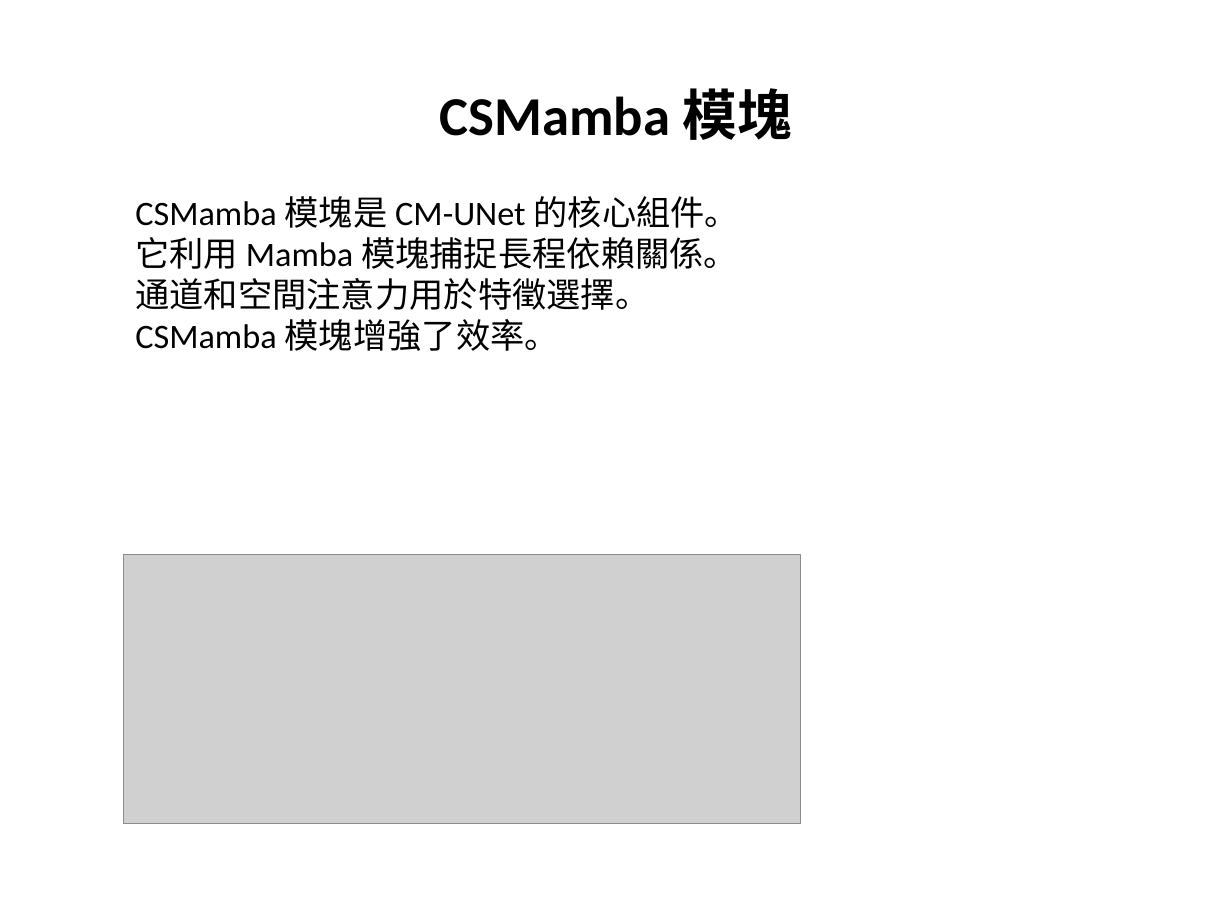
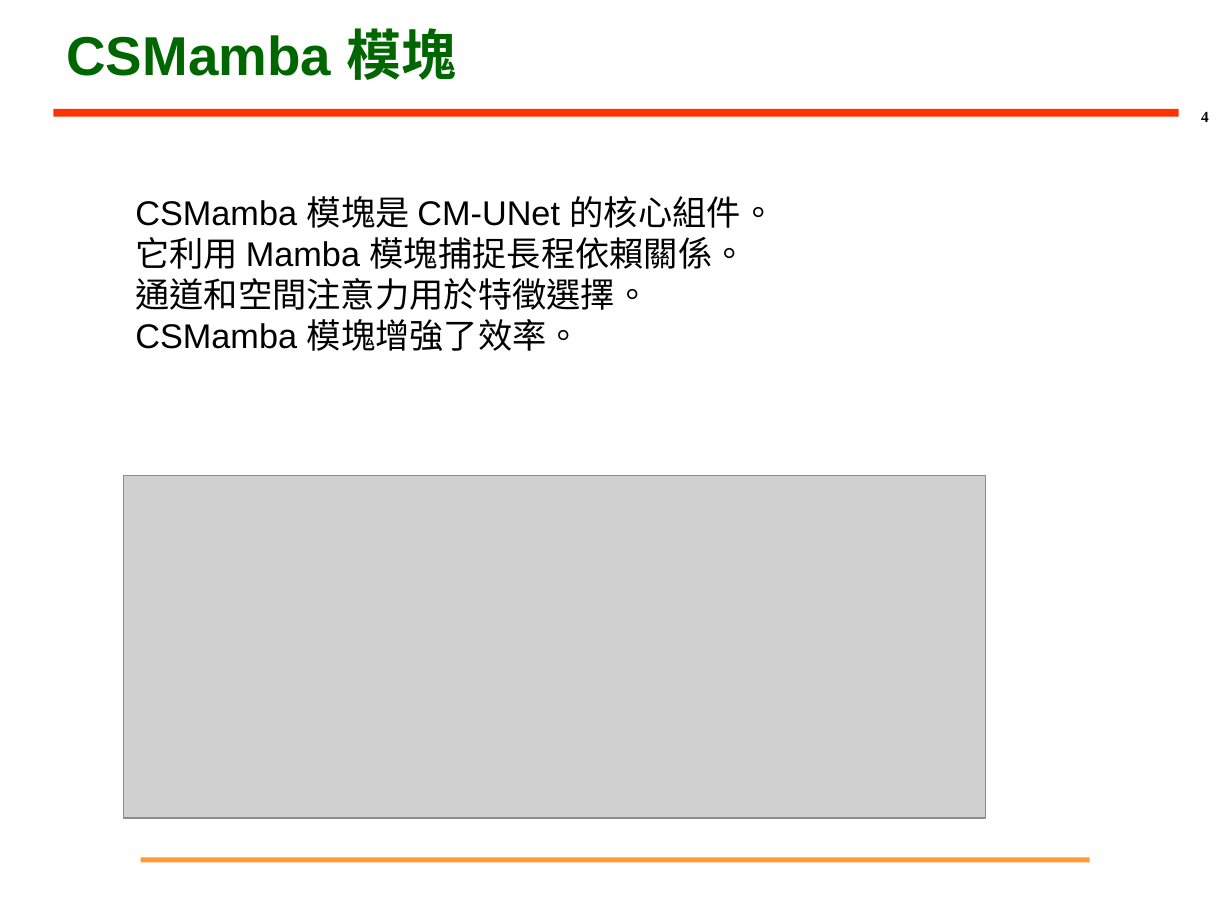
Before and after one commit to PonNowJin/PDFtoPPT, a slide deck: slide 4 of output_pptx/test.pptx. Drawn at 1232x924 pixels with LibreOffice and Linux fonts; fonts in the diff are those of the drawing; grey boxes stand for pictures; background and template pictures are left out. Boxes give left, top, right and bottom in pixels: in the first picture for what was removed or moved away, otherwise in the second. Text is boxed around its words. In the diff, an @@ line names an element or a change of style, - is before the commit and + after.

```diff
--- a/output_pptx/test.pptx
+++ b/output_pptx/test.pptx
@@ title "CSMamba 模塊": place and size @@
-title "CSMamba 模塊" at (439, 88, 793, 140)
+title "CSMamba 模塊" at (66, 28, 457, 80)
@@ title "CSMamba 模塊" at (66, 28, 457, 80): font Calibri to Arial, text colour #000000 to #006600; alignment centre to left @@
@@ line added from (53, 112) to (1179, 112), #FF3300 4.5 pt @@
@@ page number added at (1201, 112, 1209, 122), 9 pt, text #000000, bold @@
+4
@@ text "CSMamba 模塊是 CM-UNet 的核心組件。" at (135, 196, 776, 351): font Calibri to Arial @@
@@ picture: place and size @@
-picture at (123, 554, 801, 823)
+picture at (123, 476, 986, 818)
@@ line added from (140, 860) to (1090, 860), #FF9933 3 pt @@
```
Also in this commit, not shown: 8 other slides changed, 3 other files.
